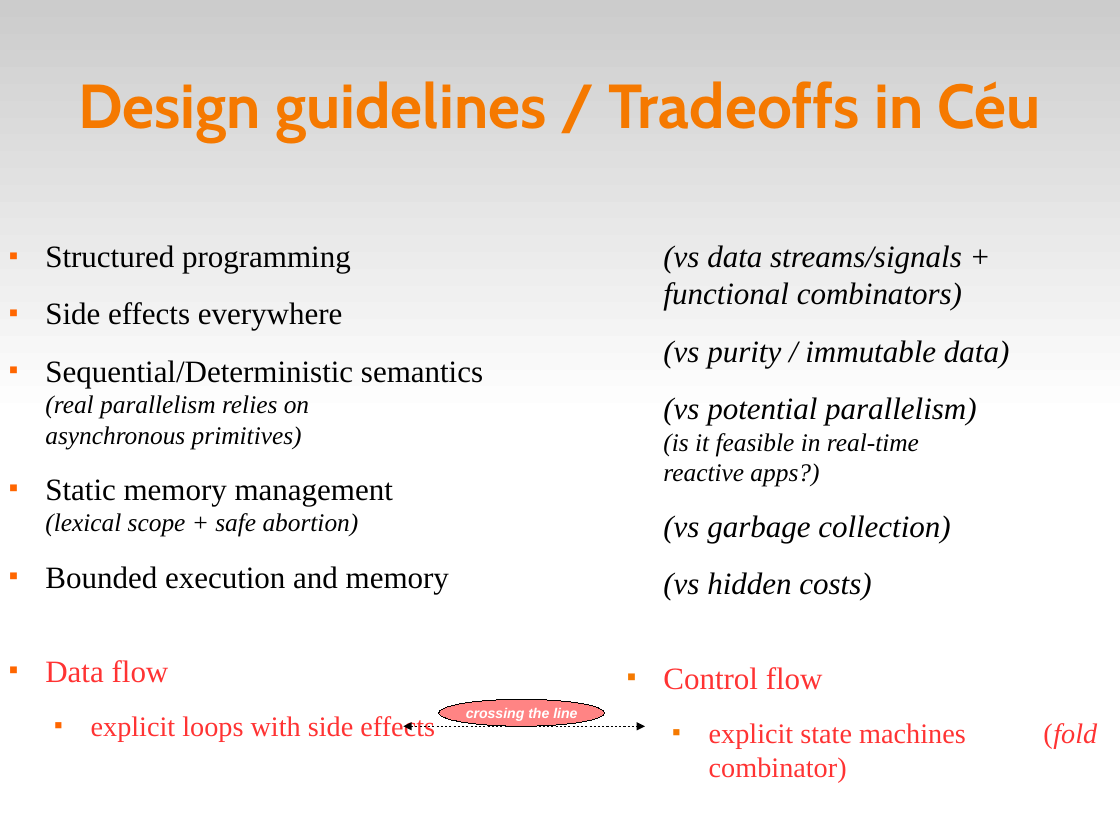
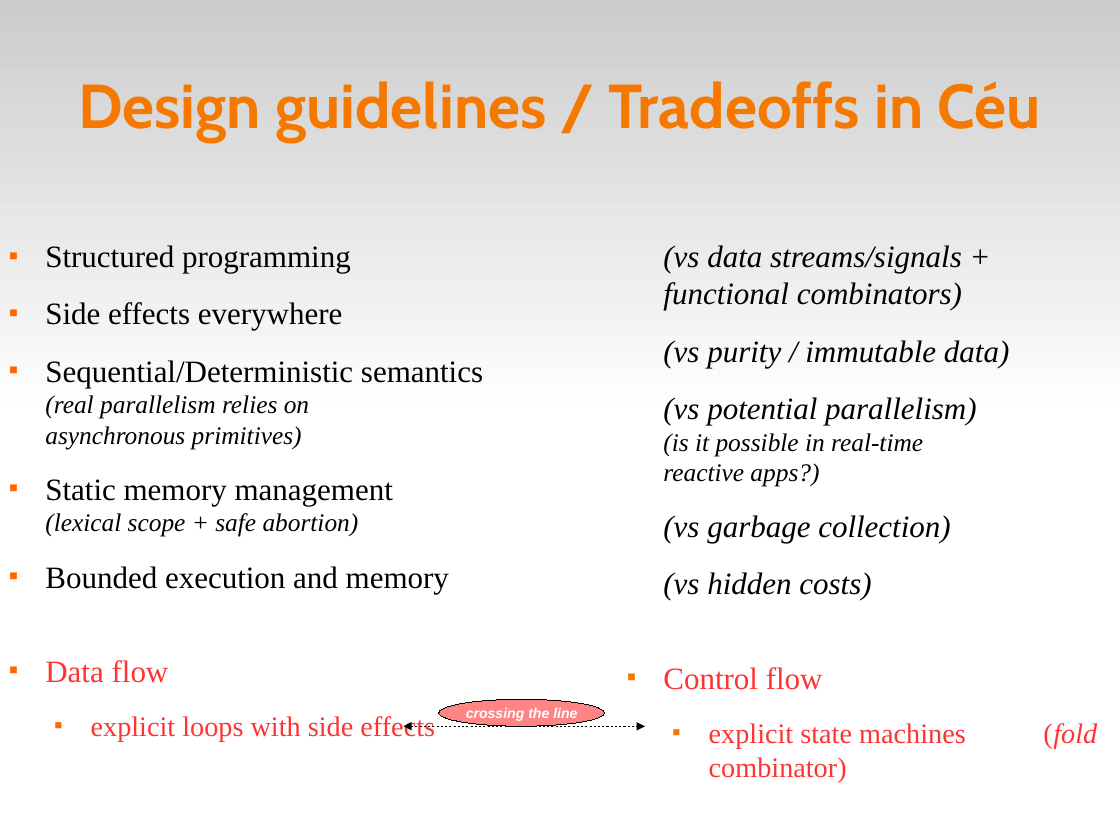
Before and after one commit to fsantanna-no/ceu-docs, a slide deck: slide 15 of ceu_curryon.odp (slide 13 before the commit). Drawn at 1120x840 pixels with LibreOffice and Linux fonts; fonts in the diff are those of the drawing. Boxes give left, top, right and bottom in pixels: in the first picture for what was removed or moved away, otherwise in the second. Text is boxed around its words. In the diff, an @@ line names an element or a change of style, - is before the commit and + after.

```diff
--- a/ceu_curryon.odp
+++ b/ceu_curryon.odp
@@ text at bbox=[663, 397, 976, 487]: text changed @@
-(vs potential parallelism) (is it feasible in real-time reactive apps?)
+(vs potential parallelism) (is it possible in real-time reactive apps?)
```
Also in this commit, not shown: 3 other slides changed, 3 slides added, 1 slide removed.
